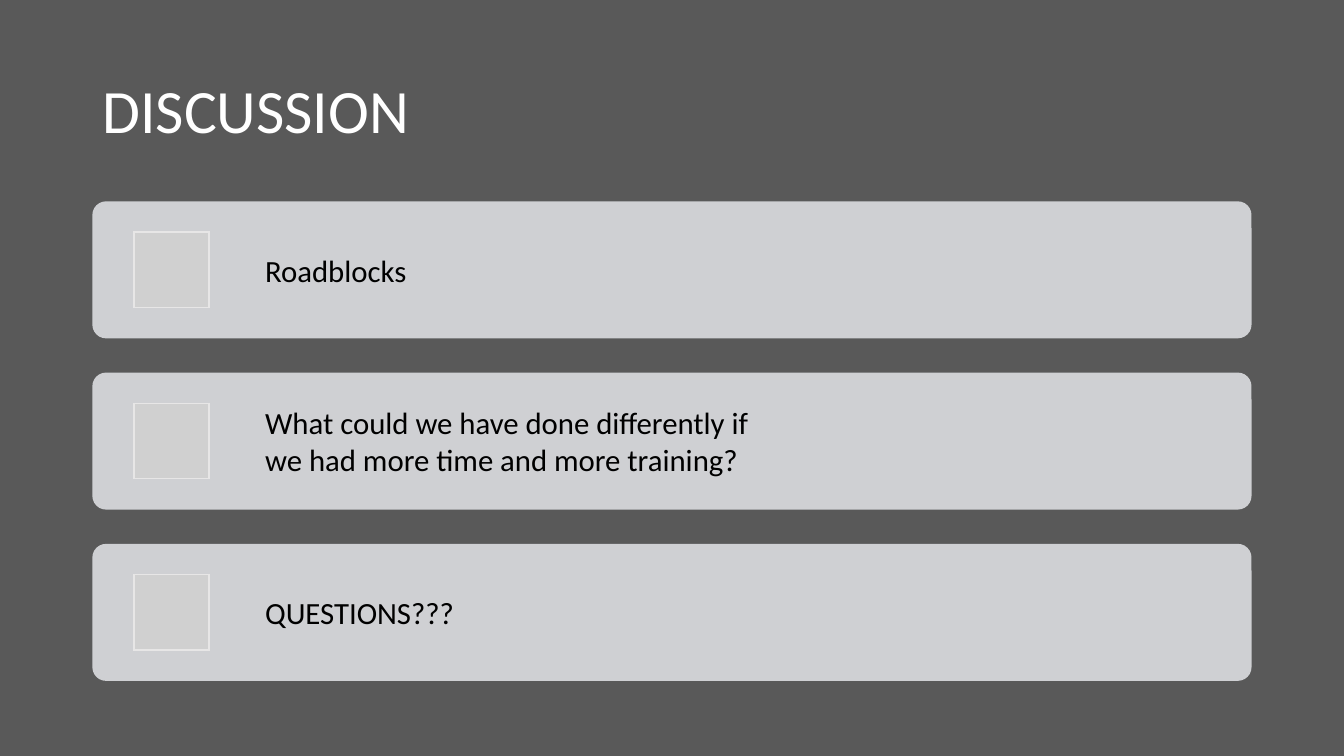
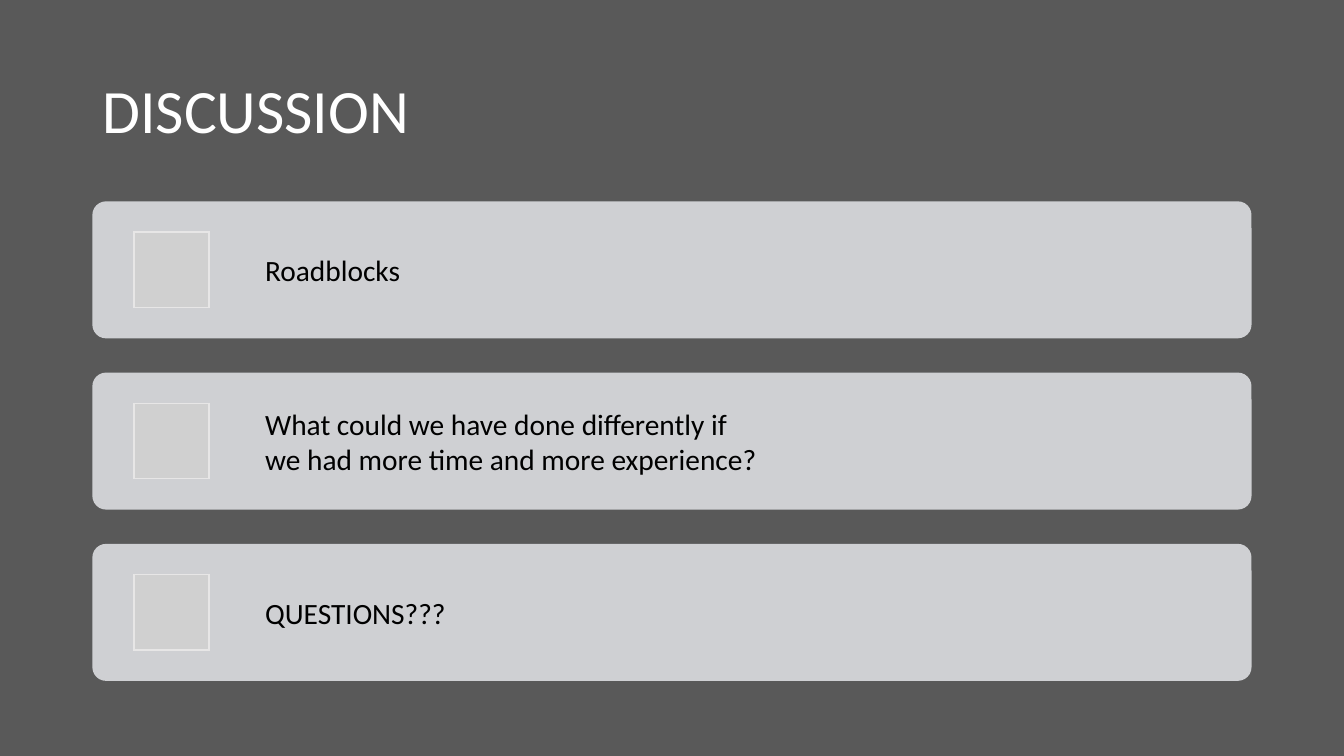
Before and after one commit to Kcav18/Final_Project, a slide deck: slide 9 of Final Presentation.pptx (slide 10 before the commit). Drawn at 1344x756 pixels with LibreOffice and Linux fonts; fonts in the diff are those of the drawing; grey boxes stand for pictures. Boxes give left, top, right and bottom in pixels: in the first picture for what was removed or moved away, otherwise in the second. Text is boxed around its words. In the diff, an @@ line names an element or a change of style, - is before the commit and + after.

```diff
--- a/Final Presentation.pptx
+++ b/Final Presentation.pptx
@@ text "Roadblocks" at (265,260,400,281): size 22 to 21 pt @@
@@ text at (265,414,757,475): text changed; size 22 to 21 pt @@
-What could we have done differently if we had more time and more training?
+What could we have done differently if we had more time and more experience?
@@ text "QUESTIONS???" at (265,604,445,628): size 22 to 21 pt @@
```
Also in this commit, not shown: 3 other slides changed, 1 slide removed.
